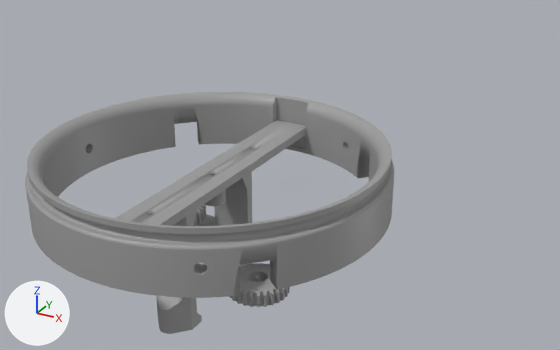
An edit to the Blender file PhysPult_cad/PhysPult_manometers.blend, drawn before and after from the same camera.
The view is the same before and after, from a 50 mm lens placed at (172.3, -213.8, 120.8), pointed at (76.1, -38.9, 33.4). Every picture has the same lights, and +X, +Y and +Z are marked at lower left.

The scene before the commit, as lines of its bpy script (objects in view):
```python
ob_cylinder_009 = bpy.data.objects.new('Cylinder.009', me_cylinder_010)
ob_cylinder_009.location = (-43.21, 22.18, 23.5)
ob_cylinder_009.rotation_euler = (0.0, 0.0, 2.4)  # degrees (0, 0, 138)
ob_plank_001 = bpy.data.objects.new('plank.001', me_manometers_006)
ob_plank_001.location = (0.0, 0.0, -0.2)
ob_plank_001.rotation_euler = (3.142, 0.0, 0.0)  # degrees (180, 0, 0)
ob_plank_003 = bpy.data.objects.new('plank.003', me_manometers_016)
ob_plank_003.location = (60.9, -43.1, -2.0)
ob_plank_003.rotation_euler = (3.142, 0.0, 0.0)  # degrees (180, 0, 0)
# also in view: 'nmtm_gear_big' at (74.9, -49.5, 3.1); 'plank.004' at (60.9, -70.9, 14.2); 'BASE' at (60.9, -49.5, 34.5)
```
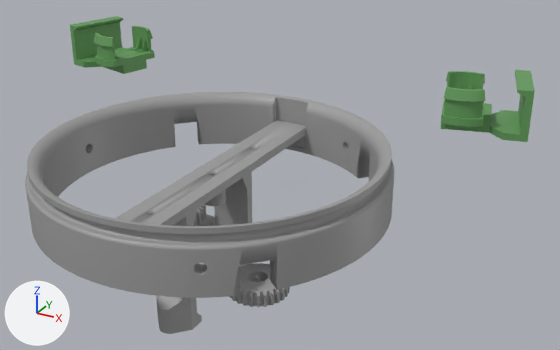
What differs and where, as boxes (x1, y1, x2, y2) in the pictures (560 x 350 px):
```json
{"object": "Держатель светодиодов.001", "change": "added", "after": [70, 16, 535, 142], "on screen": "green"}
{"object": "Cylinder.007", "change": "added", "after": [94, 33, 485, 118], "on screen": "green"}
{"object": "Cylinder.005", "change": "added", "after": [132, 26, 485, 90], "on screen": "green"}
{"object": "Cylinder.003", "change": "added", "after": [95, 47, 484, 127], "on screen": "green"}
```

Scene script edits in JSON lines:
```json
{"op": "add", "block": "mat_pla_002", "code": ["mat_pla_002 = principled_material('PLA.002')", "mat_pla_002.base_color = (0.129, 0.342, 0.109)  # green #659e5d"]}
{"op": "add", "block": "me_cylinder_008", "code": ["me_cylinder_008 = me_cylinder_010.copy(); me_cylinder_008.name = 'Cylinder.008'  # the mesh of ob_cylinder_009"]}
{"op": "add", "block": "me_cylinder_004", "code": ["me_cylinder_004 = bpy.data.meshes.new('Cylinder.004')", "me_cylinder_004.from_pydata(...)  # 96 vertices, 76 faces; spans x -65.6..-50.9, y -14.2..5.6, z 27.5..29.5", "me_cylinder_004.polygons.foreach_set('use_smooth', [True] * 76)", "me_cylinder_004.materials.append(mat_pla_001)  # green #659e5d"]}
{"op": "add", "block": "me_cylinder_003", "code": ["me_cylinder_003 = bpy.data.meshes.new('Cylinder.003')", "me_cylinder_003.from_pydata(...)  # 42 vertices, 38 faces; spans x -77.1..-51.8, y -10.7..9.2, z 24.5..38.2", "me_cylinder_003.polygons.foreach_set('use_smooth', [True] * 38)", "me_cylinder_003.materials.append(mat_pla_002)  # green #659e5d"]}
{"op": "add", "block": "ob_cylinder_007", "code": ["ob_cylinder_007 = bpy.data.objects.new('Cylinder.007', me_cylinder_008)", "ob_cylinder_007.location = (-43.2, 22.2, 23.5)", "ob_cylinder_007.rotation_euler = (0.0, 0.0, 2.4)  # degrees (0, 0, 138)", "_m = ob_cylinder_007.modifiers.new('Mirror', 'MIRROR')", "_m.mirror_object = ob_крепеж_к_манометру"]}
{"op": "add", "block": "ob_cylinder_005", "code": ["ob_cylinder_005 = bpy.data.objects.new('Cylinder.005', me_cylinder_008)", "ob_cylinder_005.location = (48.5, -50.2, 23.5)", "ob_cylinder_005.rotation_euler = (0.0, 0.0, -0.742)  # degrees (0, 0, -43)", "_m = ob_cylinder_005.modifiers.new('Mirror', 'MIRROR')", "_m.mirror_object = ob_крепеж_к_манометру"]}
{"op": "add", "block": "ob_cylinder_003", "code": ["ob_cylinder_003 = bpy.data.objects.new('Cylinder.003', me_cylinder_004)", "ob_cylinder_003.location = (60.9, -9.7, 23.5)", "_m = ob_cylinder_003.modifiers.new('Mirror', 'MIRROR')"]}
{"op": "add", "block": "ob_держатель_светодиодов_001", "code": ["ob_держатель_светодиодов_001 = bpy.data.objects.new('Держатель светодиодов.001', me_cylinder_003)", "ob_держатель_светодиодов_001.location = (60.9, -9.7, 23.5)", "_m = ob_держатель_светодиодов_001.modifiers.new('Mirror', 'MIRROR')"]}
```
